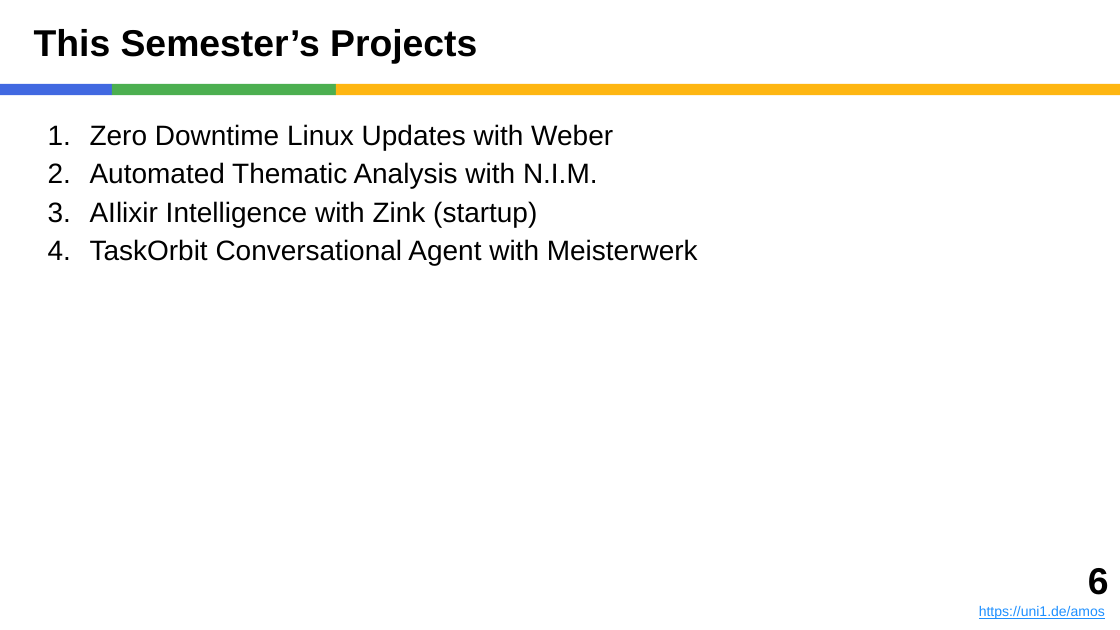
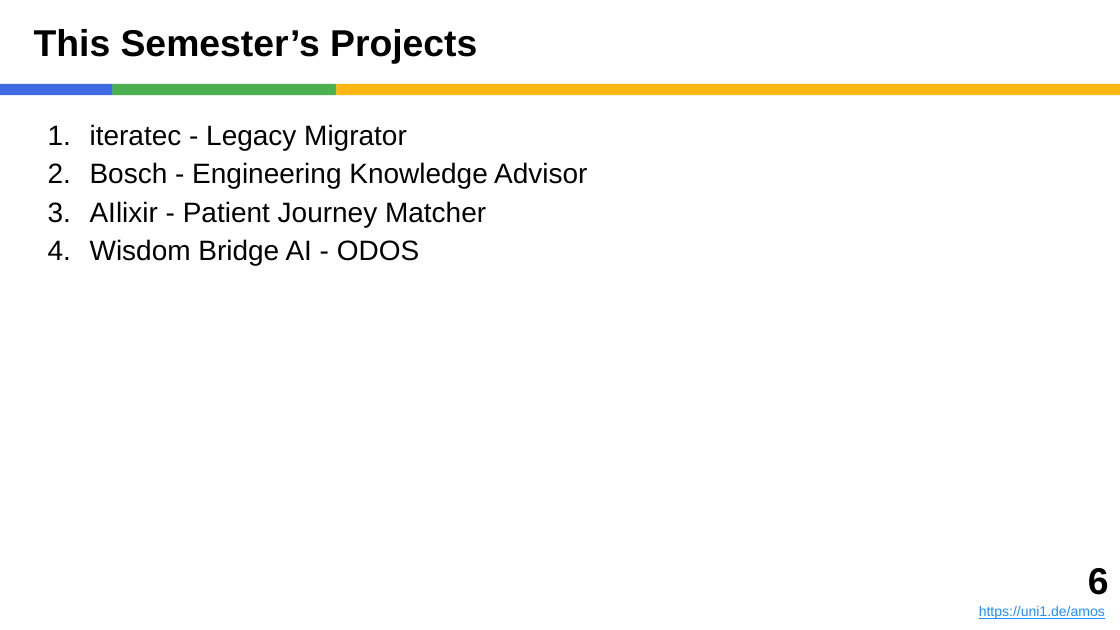
Before and after one commit to dirkriehle/amos-course, a slide deck: slide 6 of Lecture slides/AMOS A01 - Introduction.pptx. Drawn at 1120x630 pixels with LibreOffice and Linux fonts; fonts in the diff are those of the drawing. Boxes give left, top, right and bottom in pixels: in the first picture for what was removed or moved away, otherwise in the second. Text is boxed around its words. In the diff, an @@ line names an element or a change of style, - is before the commit and + after.

```diff
--- a/Lecture slides/AMOS A01 - Introduction.pptx
+++ b/Lecture slides/AMOS A01 - Introduction.pptx
@@ text at (x1=90, y1=124, x2=587, y2=266): text changed @@
-1. Zero Downtime Linux Updates with Weber
-2. Automated Thematic Analysis with N.I.M.
-3. AIlixir Intelligence with Zink (startup)
-4. TaskOrbit Conversational Agent with Meisterwerk
+1. iteratec - Legacy Migrator
+2. Bosch - Engineering Knowledge Advisor
+3. AIlixir - Patient Journey Matcher
+4. Wisdom Bridge AI - ODOS
```
Also in this commit, not shown: 4 other slides changed, 6 other files.
